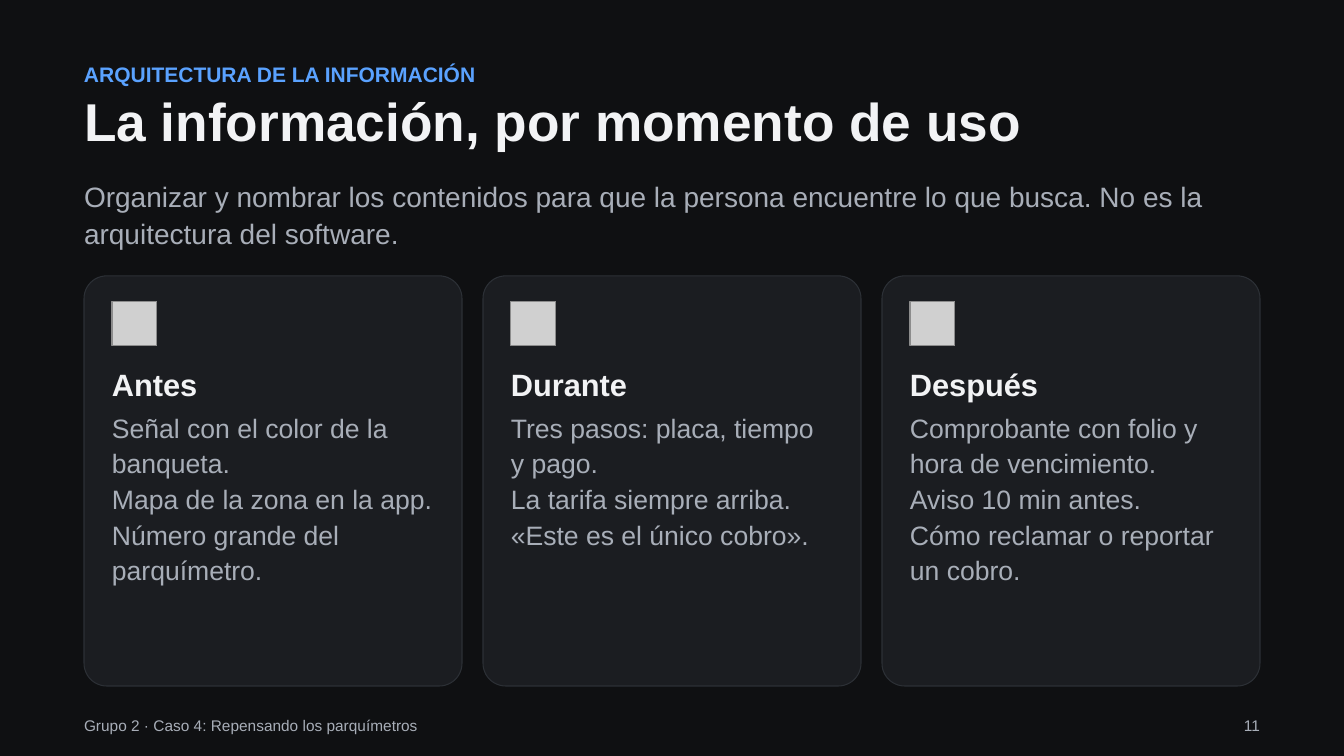
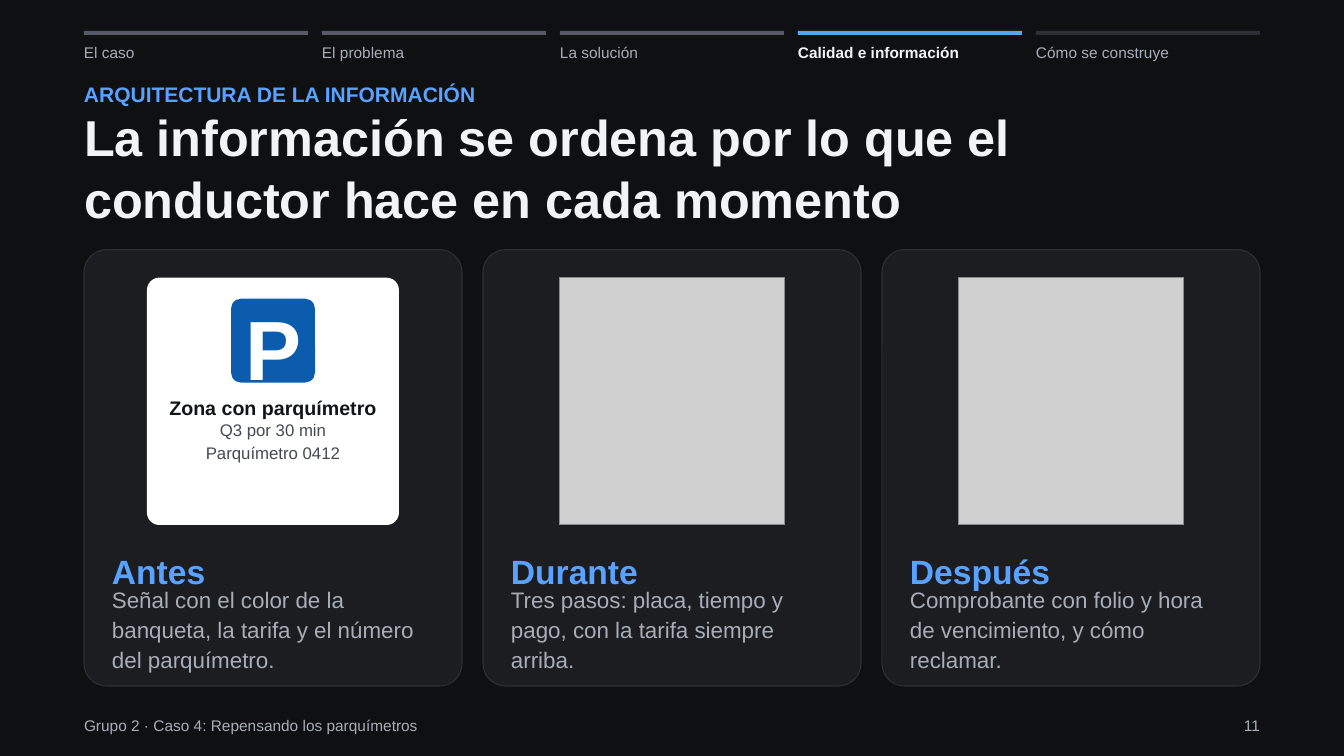
Before and after one commit to Santiago78op/MCP-AYD, a slide deck: slide 11 of boveda/08-Tareas/Grupo2_CasoParquimetros_Presentacion.pptx. Drawn at 1344x756 pixels with LibreOffice and Linux fonts; fonts in the diff are those of the drawing; grey boxes stand for pictures. Boxes give left, top, right and bottom in pixels: in the first picture for what was removed or moved away, otherwise in the second. Text is boxed around its words. In the diff, an @@ line names an element or a change of style, - is before the commit and + after.

```diff
--- a/boveda/08-Tareas/Grupo2_CasoParquimetros_Presentacion.pptx
+++ b/boveda/08-Tareas/Grupo2_CasoParquimetros_Presentacion.pptx
@@ rectangle added at box(84, 31, 308, 35), fill #555B66 @@
@@ text added at box(84, 47, 135, 58), 11 pt, text #A8AEB8 @@
+El caso
@@ rectangle added at box(322, 31, 545, 35), fill #555B66 @@
@@ text added at box(322, 47, 404, 61), 11 pt, text #A8AEB8 @@
+El problema
@@ text added at box(560, 46, 638, 58), 11 pt, text #A8AEB8 @@
+La solución
@@ rectangle added at box(561, 31, 784, 35), fill #555B66 @@
@@ text added at box(798, 46, 959, 58), 11 pt, text #F2F3F5, bold @@
+Calidad e información
@@ rectangle added at box(799, 31, 1022, 35), fill #5AA2FF @@
@@ rectangle added at box(1036, 31, 1260, 35), fill #2C3036 @@
@@ text added at box(1036, 46, 1169, 61), 11 pt, text #A8AEB8 @@
+Cómo se construye
@@ text "ARQUITECTURA DE LA INFORMACIÓN": place and size @@
-text "ARQUITECTURA DE LA INFORMACIÓN" at box(84, 66, 475, 86)
+text "ARQUITECTURA DE LA INFORMACIÓN" at box(84, 85, 475, 106)
@@ text at box(84, 119, 1010, 219): text changed; size 38 to 36 pt @@
-La información, por momento de uso
+La información se ordena por lo que el conductor hace en cada momento
@@ text removed at box(84, 186, 1202, 249) @@
-Organizar y nombrar los contenidos para que la persona encuentre lo que busca. No es la arquitectura del software.
@@ rounded rectangle: place and size @@
-rounded rectangle at box(84, 276, 462, 687)
+rounded rectangle at box(84, 250, 462, 687)
@@ rounded rectangle: place and size @@
-rounded rectangle at box(483, 276, 861, 687)
+rounded rectangle at box(483, 250, 861, 687)
@@ rounded rectangle: place and size @@
-rounded rectangle at box(882, 276, 1260, 687)
+rounded rectangle at box(882, 250, 1260, 687)
@@ picture added at box(560, 277, 785, 524) @@
@@ picture added at box(959, 277, 1185, 524) @@
@@ picture removed at box(112, 301, 156, 346) @@
@@ picture removed at box(511, 301, 556, 346) @@
@@ picture removed at box(910, 301, 955, 346) @@
@@ group added at box(147, 277, 399, 524): 3 texts, 2 rounded rectangles @@
+P
+Zona con parquímetro
+Q3 por 30 min
+Parquímetro 0412
@@ 3 texts: place and size @@
-3 texts at box(112, 373, 1038, 401)
+3 texts at box(112, 559, 1050, 591)
@@ size 22 to 24 pt, text colour #F2F3F5 to #5AA2FF; line spacing 1 to 1.12 in 3 elements at box(112, 561, 205, 585), box(511, 561, 638, 585), box(910, 559, 1050, 591) @@
@@ text at box(112, 592, 414, 673): text changed; size 19 to 16 pt @@
-Señal con el color de la banqueta.
-Mapa de la zona en la app.
-Número grande del parquímetro.
+Señal con el color de la banqueta, la tarifa y el número del parquímetro.
@@ text at box(511, 592, 783, 668): text changed; size 19 to 16 pt @@
-Tres pasos: placa, tiempo y pago.
-La tarifa siempre arriba.
-«Este es el único cobro».
+Tres pasos: placa, tiempo y pago, con la tarifa siempre arriba.
@@ text at box(910, 590, 1203, 668): text changed; size 19 to 16 pt @@
-Comprobante con folio y hora de vencimiento.
-Aviso 10 min antes.
-Cómo reclamar o reportar un cobro.
+Comprobante con folio y hora de vencimiento, y cómo reclamar.
```
Also in this commit, not shown: 13 other slides changed, 22 other files.
